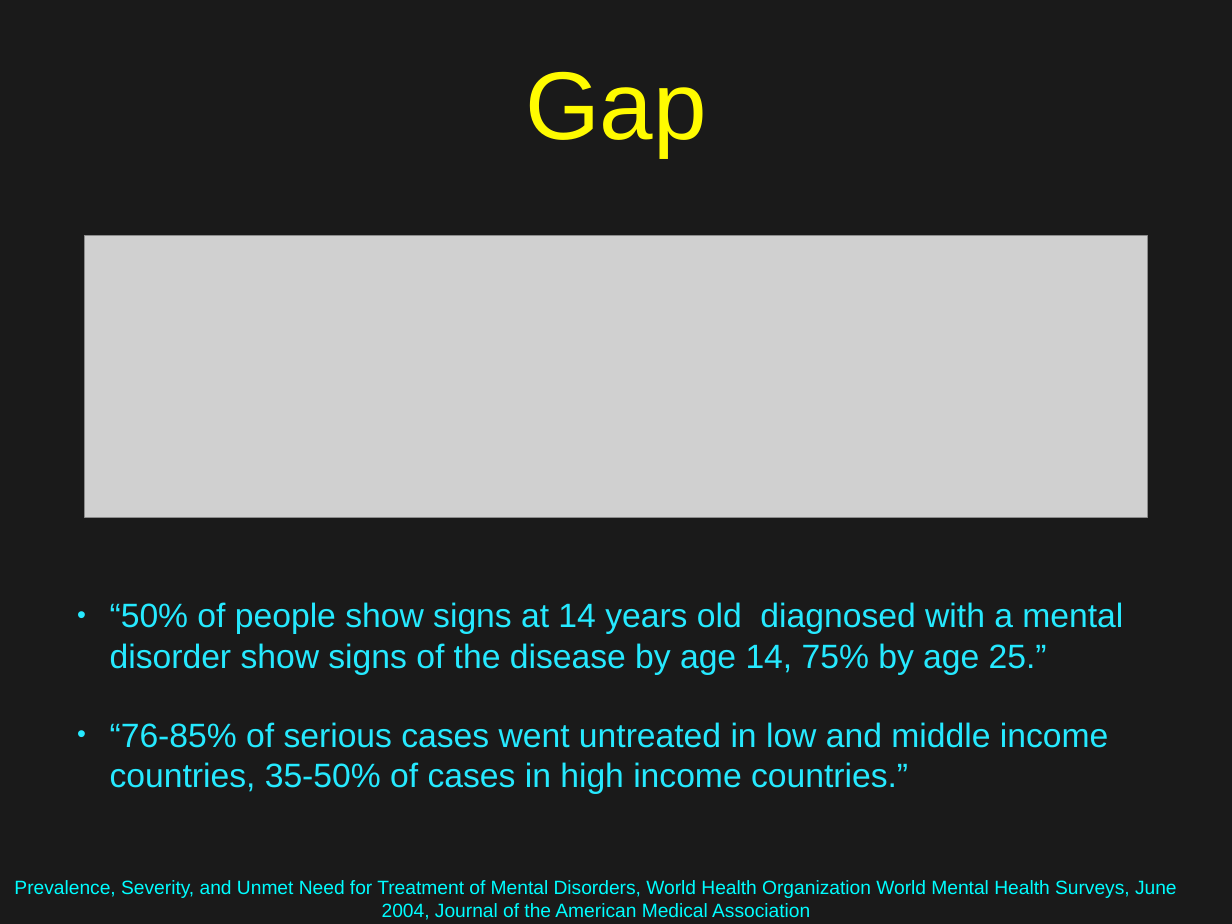
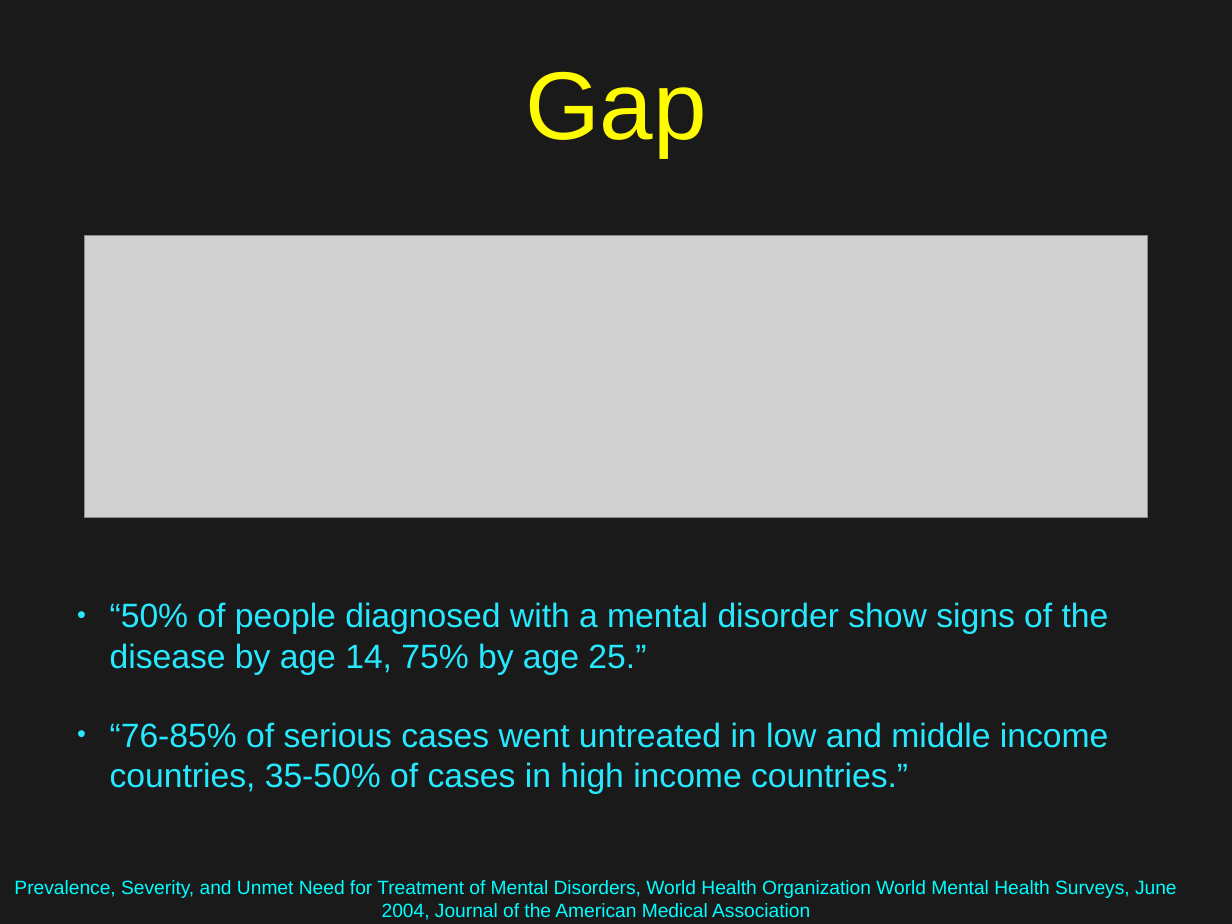
Before and after one commit to Upward-Spiral-Science/TA, a slide deck: slide 3 of draft/summary_presentation.pptx. Drawn at 1232x924 pixels with LibreOffice and Linux fonts; fonts in the diff are those of the drawing; grey boxes stand for pictures; background and template pictures are left out; a plain dark background stands for a picture behind light text. Boxes give left, top, right and bottom in pixels: in the first picture for what was removed or moved away, otherwise in the second. Text is boxed around its words. In the diff, an @@ line names an element or a change of style, - is before the commit and + after.

```diff
--- a/draft/summary_presentation.pptx
+++ b/draft/summary_presentation.pptx
@@ text at (110, 602, 1109, 675): text changed @@
-• “50% of people show signs at 14 years old diagnosed with a mental disorder show signs of the disease by age 14, 75% by age 25.”
+• “50% of people diagnosed with a mental disorder show signs of the disease by age 14, 75% by age 25.”
```
Also in this commit, not shown: 1 other slide changed, 2 other files.
